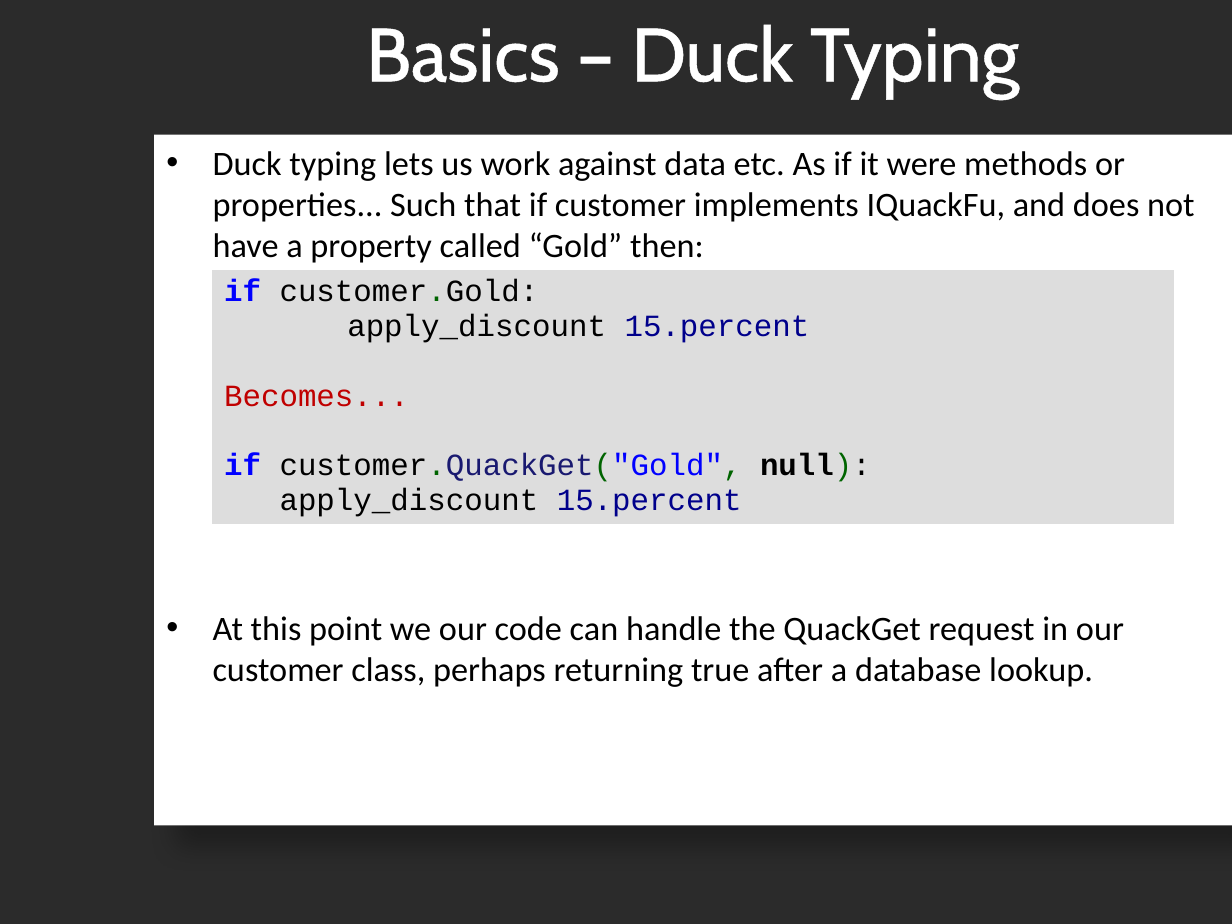
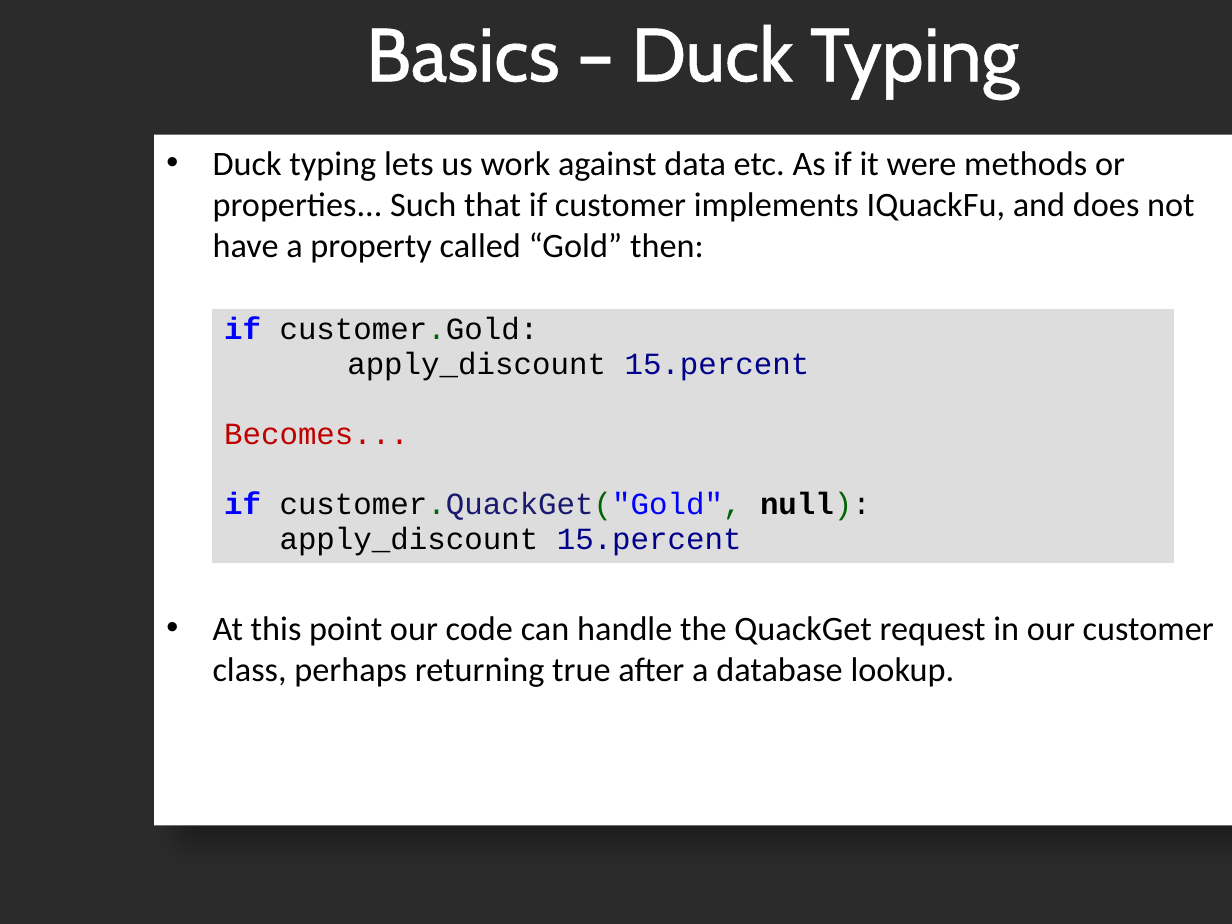
Before and after one commit to JFDu/devdefined-tools, a slide deck: slide 25 of presentations/2009/DSL/DSL_Presentation.pptx. Drawn at 1232x924 pixels with LibreOffice and Linux fonts; fonts in the diff are those of the drawing; background and template pictures are left out; a plain dark background stands for a picture behind light text. Boxes give left, top, right and bottom in pixels: in the first picture for what was removed or moved away, otherwise in the second. Text is boxed around its words. In the diff, an @@ line names an element or a change of style, - is before the commit and + after.

```diff
--- a/presentations/2009/DSL/DSL_Presentation.pptx
+++ b/presentations/2009/DSL/DSL_Presentation.pptx
@@ table moved from (x1=212, y1=270, x2=1174, y2=541) to (x1=212, y1=308, x2=1174, y2=579) @@
@@ text at (x1=213, y1=616, x2=1214, y2=687): text changed @@
-• At this point we our code can handle the QuackGet request in our customer class, perhaps returning true after a database lookup.
+• At this point our code can handle the QuackGet request in our customer class, perhaps returning true after a database lookup.
```
Also in this commit, not shown: 4 other slides changed, 3 slides added, 2 other files.
